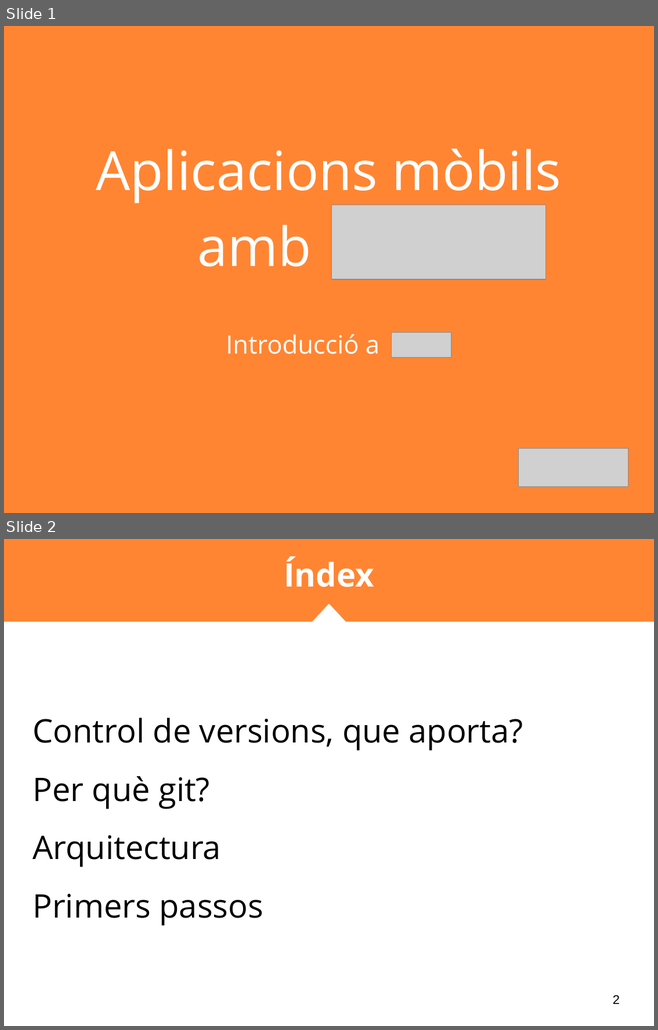
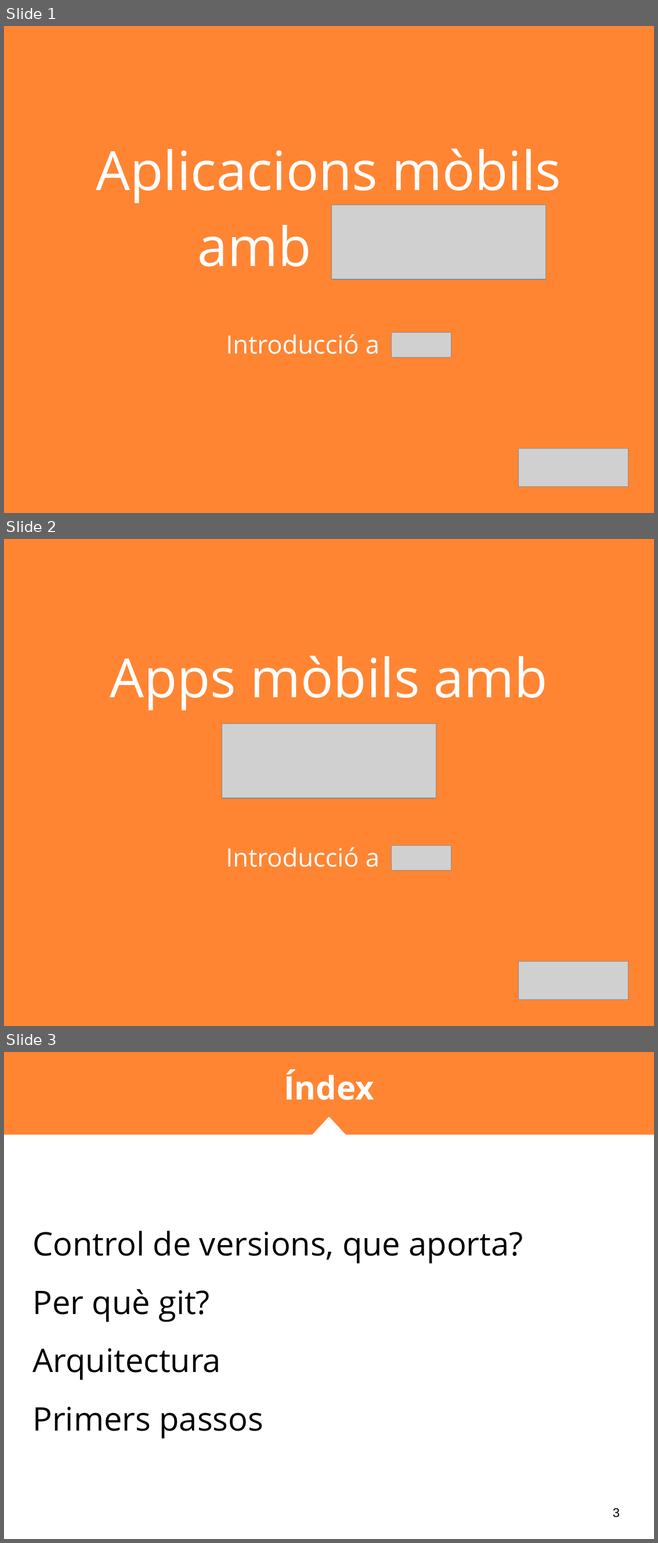
Before and after one commit to nmaletm/git-presentation, a slide deck: Presentations/P1.3 - Introducció a GIT.pptx. Shown one above the other, each under a label of ours: slides 1 and 2 before the commit, slides 1, 2 and 3 after it. The pictures are 658x1030 and 658x1543 pixels, drawn with LibreOffice and Linux fonts; fonts in the diff are those of the drawing; grey boxes stand for pictures. Boxes give left, top, right and bottom in pixels: in the first picture for what was removed or moved away, otherwise in the second. Text is boxed around its words. In the diff, an @@ line names an element or a change of style, - is before the commit and + after.

```diff
--- a/Presentations/P1.3 - Introducció a GIT.pptx
+++ b/Presentations/P1.3 - Introducció a GIT.pptx
@@ slide 2 added at [4,539,654,1026], background #FF8533 @@
@@ title added at [110,656,547,711], 60 pt, text #FFFFFF @@
+Apps mòbils amb
@@ picture added at [221,724,436,798] @@
@@ subtitle added at [226,847,379,867], 28 pt, text #FFFFFF @@
+Introducció a
@@ picture added at [391,846,451,870] @@
@@ picture added at [518,961,628,1000] @@
@@ what was slide 2 is now slide 3 @@
@@ page number at [612,1508,619,1518]: text changed @@
-2
+3
```
Also in this commit, not shown: 6 other files.
